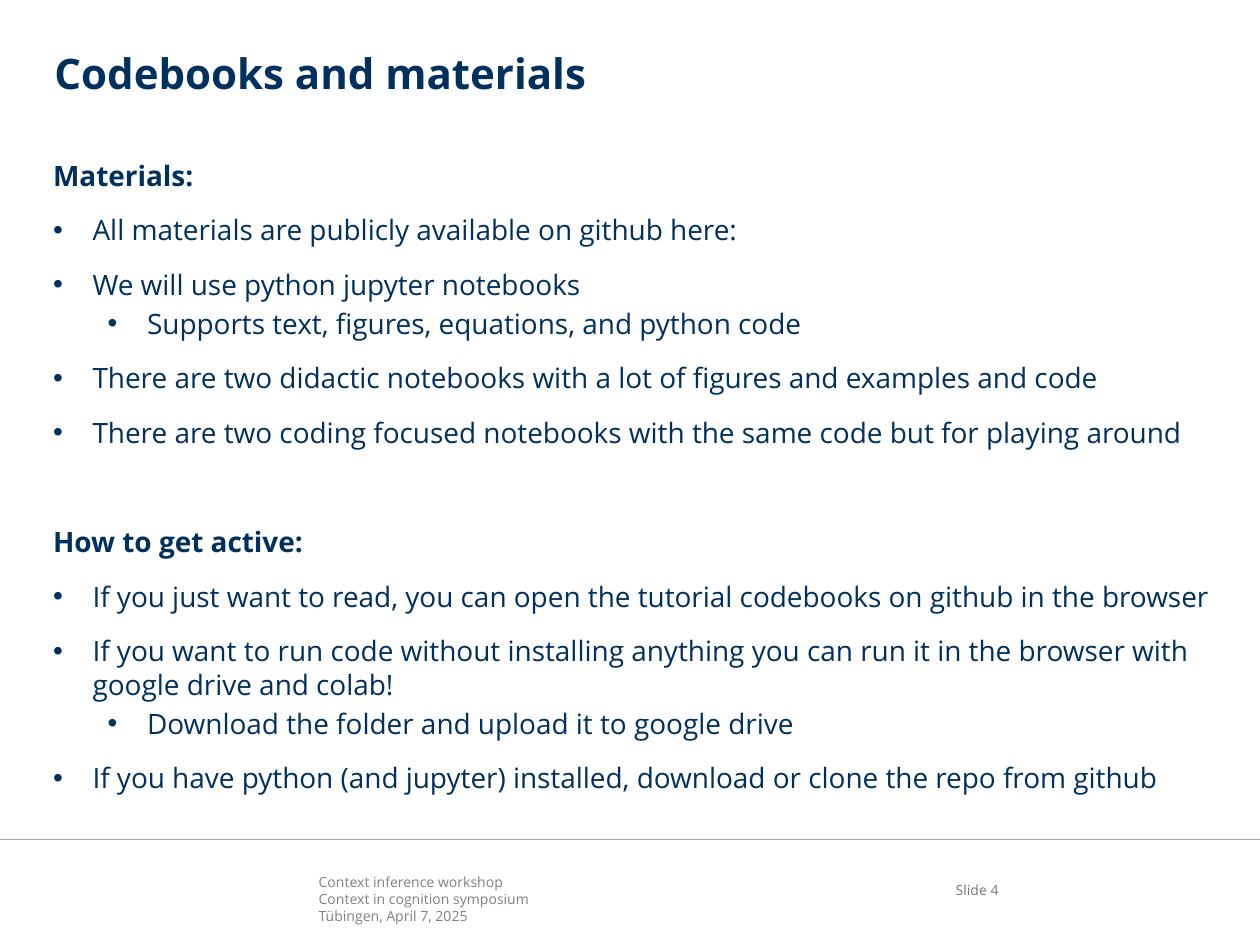
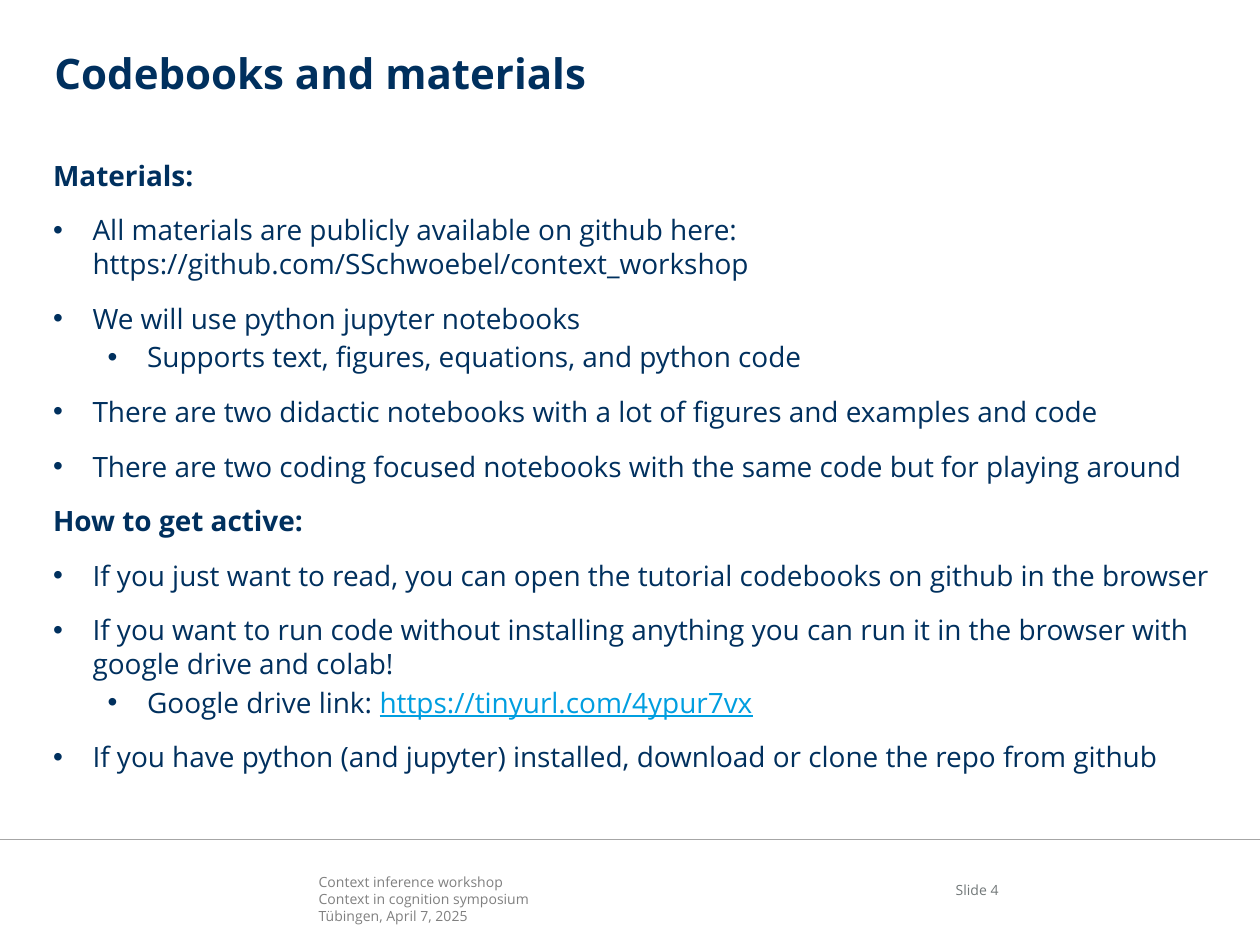
Before and after one commit to SSchwoebel/context_workshop, a slide deck: slide 4 of Context_workshop.pptx. Drawn at 1260x945 pixels with LibreOffice and Linux fonts; fonts in the diff are those of the drawing; background and template pictures are left out. Boxes give left, top, right and bottom in pixels: in the first picture for what was removed or moved away, otherwise in the second. Text is boxed around its words. In the diff, an @@ line names an element or a change of style, - is before the commit and + after.

Commit message:
added links to powerpoint

```diff
--- a/Context_workshop.pptx
+++ b/Context_workshop.pptx
@@ text at box(93, 218, 749, 281): text changed @@
-• All materials are publicly available on github here:
+• All materials are publicly available on github here: https://github.com/SSchwoebel/context_workshop
@@ text at box(147, 691, 753, 720): text changed; text colour #00305E to #009EE0 @@
-  • Download the folder and upload it to google drive
+  • Google drive link: https://tinyurl.com/4ypur7vx
```
